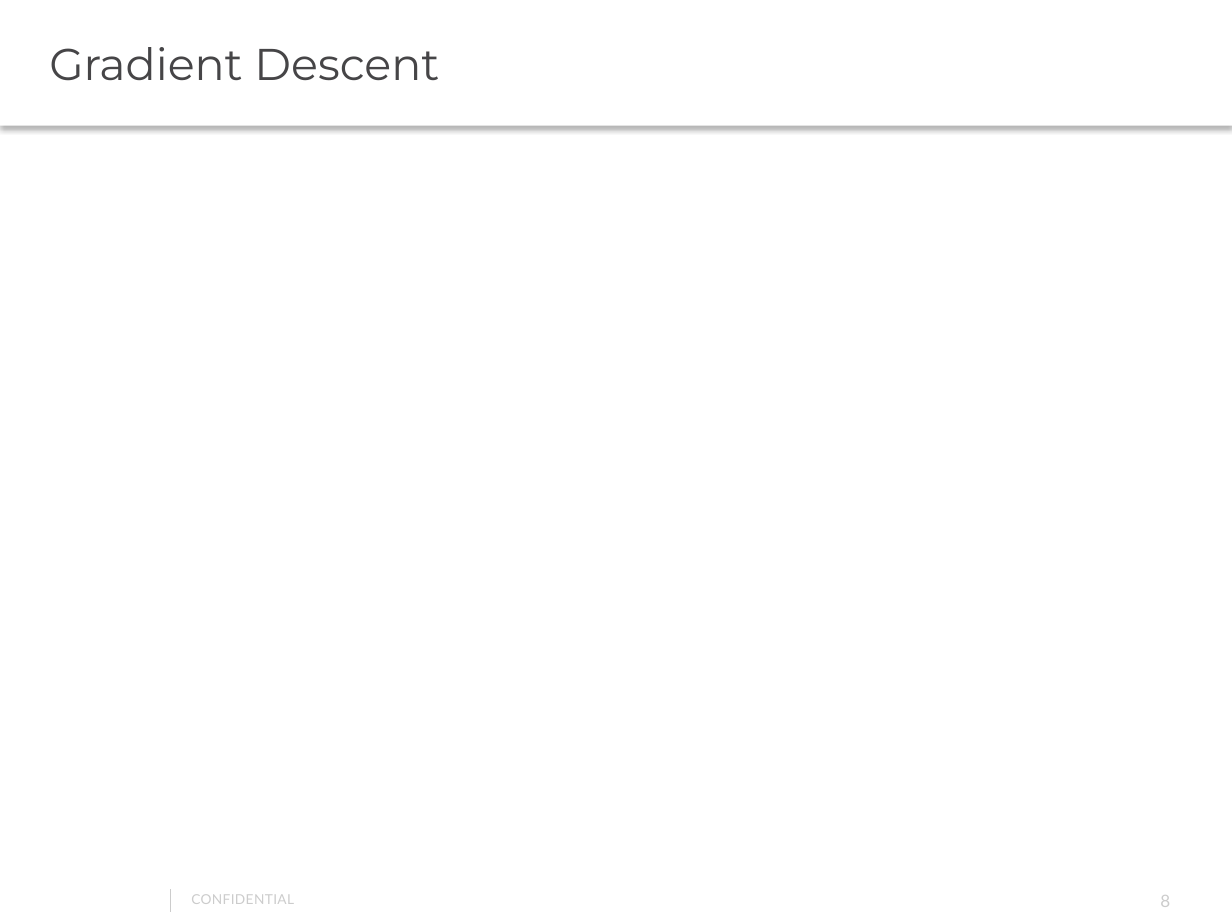
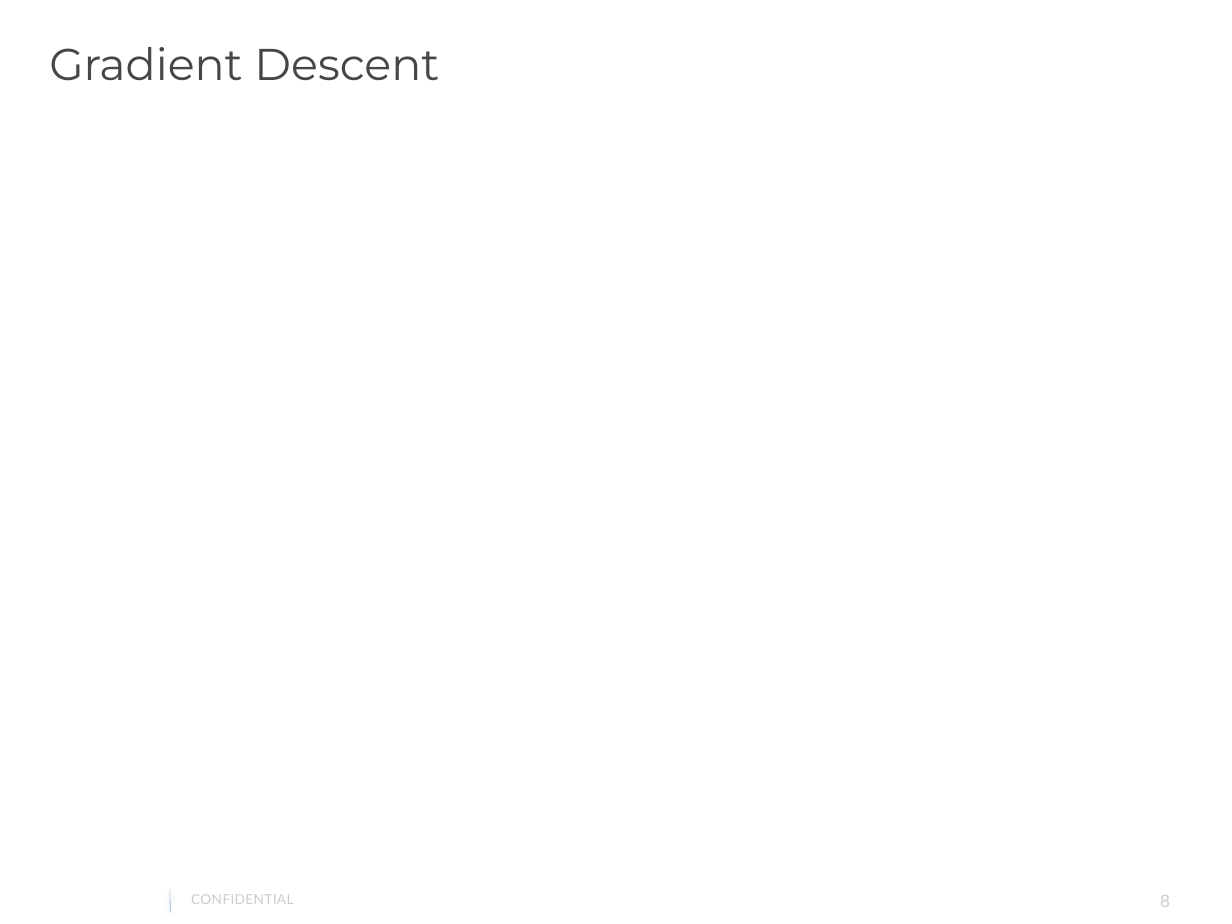
Before and after one commit to gautam0707/TechTalk1_Epam, a slide deck: slide 8 of TechTalk1.pptx. Drawn at 1232x924 pixels with LibreOffice and Linux fonts; fonts in the diff are those of the drawing; background and template pictures are left out. Boxes give left, top, right and bottom in pixels: in the first picture for what was removed or moved away, otherwise in the second. Text is boxed around its words. In the diff, an @@ line names an element or a change of style, - is before the commit and + after.

```diff
--- a/TechTalk1.pptx
+++ b/TechTalk1.pptx
@@ text "Gradient Descent" moved from (x1=0, y1=0, x2=1232, y2=126) to (x1=49, y1=47, x2=439, y2=81) @@
@@ text "Gradient Descent" at (x1=49, y1=47, x2=439, y2=81): less space between paragraphs; shadow off @@
@@ line (170, 890) - (170, 912): stroke #CCCCCC 0.25 pt to #4F81BD 0.26 pt @@
```
Also in this commit, not shown: 8 other slides changed, 1 slide added, 4 other files.
